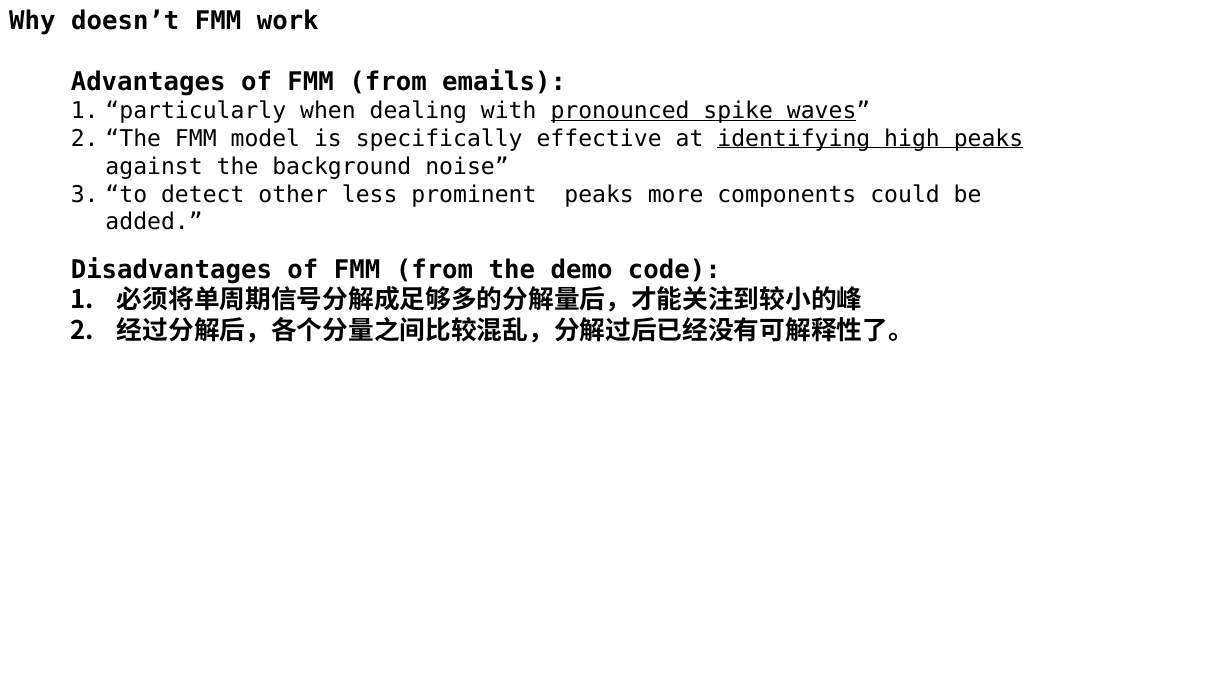
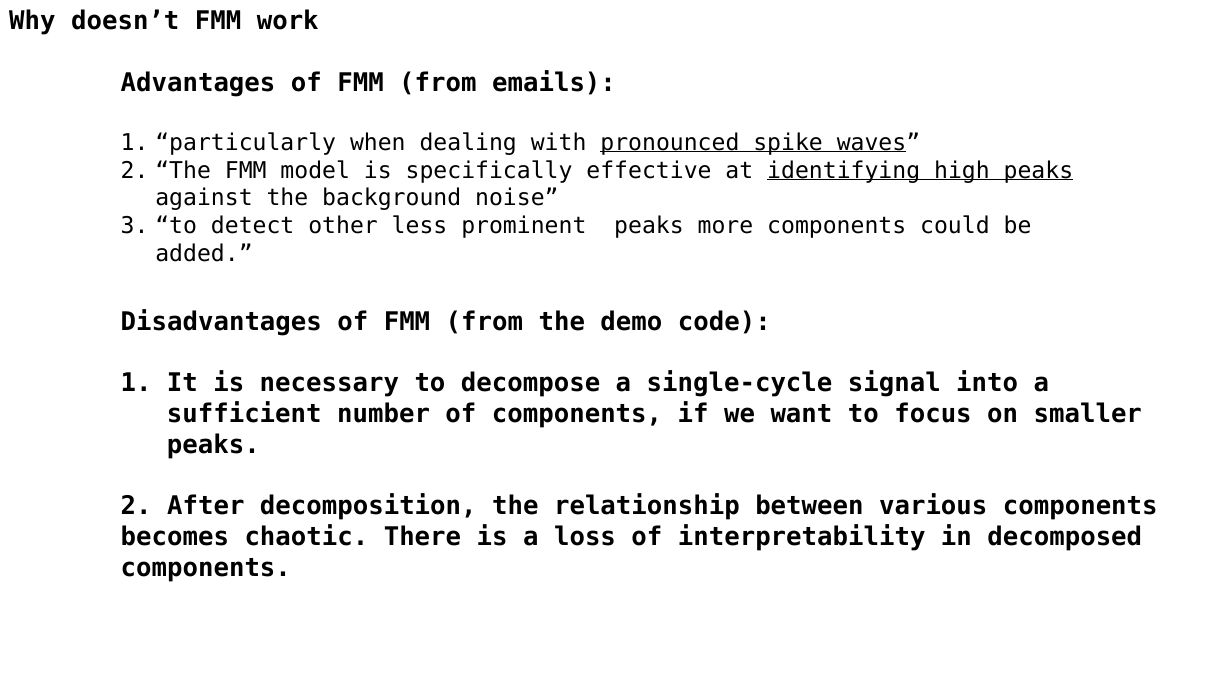
Before and after one commit to A-Big-Tortoise/Presentation, a slide deck: slide 5 of Presentation_1212_JiayuChen.pptx. Drawn at 1232x693 pixels with LibreOffice and Linux fonts; fonts in the diff are those of the drawing. Boxes give left, top, right and bottom in pixels: in the first picture for what was removed or moved away, otherwise in the second. Text is boxed around its words. In the diff, an @@ line names an element or a change of style, - is before the commit and + after.

Commit message:
Add Draft

```diff
--- a/Presentation_1212_JiayuChen.pptx
+++ b/Presentation_1212_JiayuChen.pptx
@@ text "Advantages of FMM (from emails):" rewrapped from [71, 70, 1024, 207] to [121, 71, 1074, 238] @@
@@ text "Disadvantages of FMM (from the ...": place and size @@
-text "Disadvantages of FMM (from the ..." at [71, 257, 914, 343]
+text "Disadvantages of FMM (from the ..." at [121, 309, 1158, 551]
@@ text at [121, 371, 1158, 551]: text changed @@
-1. 必须将单周期信号分解成足够多的分解量后，才能关注到较小的峰
-2. 经过分解后，各个分量之间比较混乱，分解过后已经没有可解释性了。
+1. It is necessary to decompose a single-cycle signal into a sufficient number of components, if we want to focus on smaller peaks.
+2. After decomposition, the relationship between various components becomes chaotic. There is a loss of interpretability in decomposed components.
```
Also in this commit, not shown: 2 other slides changed, 2 slides added, 2 slides removed.
